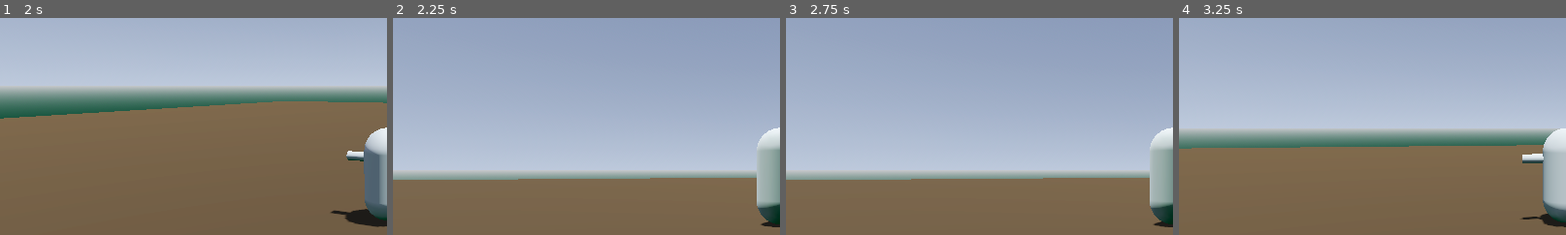
Above: before the commit, frames 1-4 (left to right).
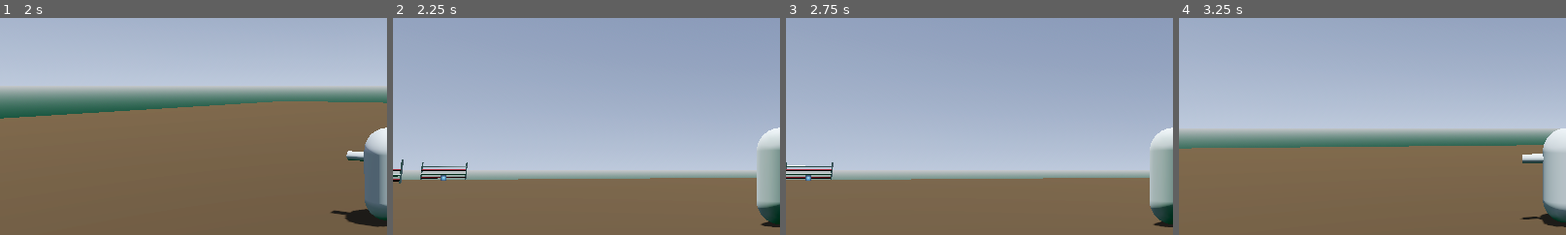
Above: after the commit, the same moments.

Repository: annasohva/PonyJump
Game: Godot game, scene res://game/main.tscn
Same seed, same stepped clock (60 frames per second), same inputs: the game is played once before the commit and once after it. The engine's default icon, where the game draws it, is replaced by a stand-in: a white triangle on a blue panel in a dark square.
Inputs (mouse positions are % of the whole screen's width and height, from its top left):
- Up to frame 1 (2 s): tap Enter at 0.5 s; move the mouse to (49, 52) at 0.52 s; hold W (forward) from 0.53 s (still down); tap Space (jump) at 0.6, 0.77, 1.07, 1.35, 1.52, 1.82 s; move the mouse to (57, 51) at 1.27 s
- Up to frame 2 (2.25 s): keep holding W (forward); move the mouse to (42, 49) at 2.02 s; tap Space (jump) at 2.1 s
- Up to frame 3 (2.75 s): keep holding W (forward)
- Up to frame 4 (3.25 s): move the mouse to (51, 50) at 2.77 s; release W (forward) at 2.78 s; hold A (left) from 2.78 s (still down); tap Space (jump) at 2.85, 3.02 s
The pictures show only the part of the screen within x 0-50%, y 25-75%; the shares and areas given below are measured in that part.

Frame 1 is identical in both runs. In frame 2, 0.5% of the frame differs, in the area x 0-20%, y 65-77%; in frame 3, 0.5%; in frame 4, nothing differs.

Commit message:
Using event system to send obstacle and landing position
- Added ray which checks if horse can see the obstacle in order to jump

Diff:
--- a/actors/horse/horse.gd
+++ b/actors/horse/horse.gd
@@ -3,6 +3,11 @@
 
 @onready var spring_arm: SpringArm3D = $Pivot/SpringArm3D
 @onready var pivot: Node3D = $Pivot
+@onready var obstacle_vision_ray: RayCast3D = $ObstacleVisionRay
+
+var is_jumping: bool:
+	get:
+		return jump_curve.point_count != 0
 
 var gait_speed: int = 0
 var speed: float = 0
@@ -10,6 +15,7 @@
 
 var current_gait: Gaits = Gaits.Stop
 var jump_curve: Curve3D = Curve3D.new()
+var obstacle_height: float = 0
 
 var timer: float = 0
 
@@ -33,6 +39,16 @@
 
 func _ready() -> void:
 	Input.mouse_mode = Input.MOUSE_MODE_CAPTURED
+
+
+func _enter_tree() -> void:
+	EventSystem.OBS_jumping_area_entered.connect(on_jumping_area_entered)
+	EventSystem.OBS_jumping_area_exited.connect(on_jumping_area_exited)
+
+
+func _exit_tree() -> void:
+	EventSystem.OBS_jumping_area_entered.connect(on_jumping_area_entered)
+	EventSystem.OBS_jumping_area_exited.connect(on_jumping_area_exited)
 
 
 func _input(event: InputEvent) -> void:
@@ -68,6 +84,16 @@
 			gait_speed = 20
 
 
+func on_jumping_area_entered(obstacle: Obstacle, landing_pos: Vector3):
+	obstacle_height = obstacle.get_obstacle_height()
+	jump_landing_pos = landing_pos
+
+
+func on_jumping_area_exited():
+	obstacle_height = 0
+	jump_landing_pos = Vector3.ZERO
+
+
 func calculate_jump_curve():
 	jump_curve.clear_points()
 
@@ -75,36 +101,40 @@
 
 	#var target_pos = jump_landing_pos if jump_landing_pos != Vector3.ZERO else global_position + -transform.basis.z.normalized() * 3
 	var jump_height_pos = global_position.lerp(jump_landing_pos, 0.5)
-	jump_height_pos.y += 2.5
+	jump_height_pos.y += obstacle_height + .4
 
 	jump_curve.add_point(global_position)
 	jump_curve.add_point(jump_height_pos, transform.basis.z.normalized(), -transform.basis.z.normalized())
 	jump_curve.add_point(jump_landing_pos)
 
 
+func can_jump() -> bool:
+	return is_on_floor() and current_gait > Gaits.Walk and obstacle_vision_ray.is_colliding()
+
+
 func _physics_process(delta: float) -> void:
 	# Handle jump.
-	if Input.is_action_just_pressed("jump") and is_on_floor() && current_gait > Gaits.Walk:
+	if Input.is_action_just_pressed("jump") and can_jump():
 		calculate_jump_curve()
 
-	if (jump_curve.point_count != 0):
+	if (is_jumping): # Update horse position while jumping
 		timer += delta * 2
 		global_position = jump_curve.sample_baked(timer * jump_curve.get_baked_length())
 
 		if (global_position - jump_curve.get_point_position(jump_curve.point_count-1)).length() < 0.1:
 			timer = 0
 			jump_curve.clear_points()
+	else: # If not jumping, handle movement
+		# Add the gravity.
+		if not is_on_floor():
+			velocity += get_gravity() * delta
 
-	# Add the gravity.
-	if not is_on_floor() && jump_curve.point_count == 0:
-		velocity += get_gravity() * delta
-
-	#Handle movement
-	if jump_curve.point_count == 0:
+		# Handle turning
 		var turn_dir := Input.get_axis("left", "right")
 		if turn_dir:
 			rotate_y(-deg_to_rad(turn_dir * TURNING_SPEED))
 
+		# Calculate speed and velocity
 		speed = move_toward(speed, gait_speed, acceleration)
 
 		var direction := -transform.basis.z.normalized() * speed
@@ -119,4 +149,3 @@
 	pivot.rotation_degrees.y = camera_rotation.y * CAMERA_SPEED
 	pivot.global_position.x = global_position.x
 	pivot.global_position.z = global_position.z
-	if is_on_floor(): pivot.global_position.y = global_position.y + 2
--- a/actors/horse/horse.tscn
+++ b/actors/horse/horse.tscn
@@ -36,3 +36,11 @@
 [node name="MeshInstance3D2" type="MeshInstance3D" parent="."]
 transform = Transform3D(0.999889, -0.0148872, 6.50736e-10, 3.82137e-15, 4.37114e-08, 1, -0.0148872, -0.999889, 4.37066e-08, -0.0143884, 1.34727, -0.670355)
 mesh = SubResource("CylinderMesh_4tgt8")
+
+[node name="ObstacleVisionRay" type="RayCast3D" parent="."]
+transform = Transform3D(1, 0, 0, 0, 1, 0, 0, 0, 1, 0, 1, 0)
+target_position = Vector3(0, 0, -5)
+collision_mask = 2
+hit_back_faces = false
+collide_with_areas = true
+collide_with_bodies = false
--- a/actors/obstacle/obstacle.gd
+++ b/actors/obstacle/obstacle.gd
@@ -1,5 +1,5 @@
 @tool
-extends Node3D
+class_name Obstacle extends Node3D
 
 
 @export_category("Obstacle settings")
@@ -54,26 +54,28 @@
 func get_indicator_position() -> IndicatorPosition:
 	if indicator.position.y < poles[0].position.y + .001:
 		return IndicatorPosition.Default
-	elif indicator.position.y < poles[height-1].position.y + INDICATOR_OFFSET:
+	elif indicator.position.y < get_obstacle_height() + INDICATOR_OFFSET:
 		return IndicatorPosition.Fail
-	elif indicator.position.y < poles[height-1].position.y + PERFECT_RANGE + INDICATOR_OFFSET:
+	elif indicator.position.y < get_obstacle_height() + PERFECT_RANGE + INDICATOR_OFFSET:
 		return IndicatorPosition.Perfect
 	else:
 		return IndicatorPosition.TooHigh
 
 
+func get_obstacle_height() -> float:
+	return poles[height-1].position.y
+
+
 func _on_jumping_area_1_body_entered(body: Node3D) -> void:
 	if body is Horse:
-		# Checking that horse is facing the obstacle
-		body.jump_landing_pos = landing_pos1.global_position
+		EventSystem.OBS_jumping_area_entered.emit(self, landing_pos1.global_position)
 
 
 func _on_jumping_area_2_body_entered(body: Node3D) -> void:
 	if body is Horse:
-		# Checking that horse is facing the obstacle
-		body.jump_landing_pos = landing_pos2.global_position
+		EventSystem.OBS_jumping_area_entered.emit(self, landing_pos2.global_position)
 
 
 func _on_jumping_area_body_exited(body: Node3D) -> void:
 	if body is Horse:
-		body.jump_landing_pos = Vector3.ZERO
+		EventSystem.OBS_jumping_area_exited.emit()
--- a/actors/obstacle/obstacle.tscn
+++ b/actors/obstacle/obstacle.tscn
@@ -35,6 +35,9 @@
 
 [sub_resource type="BoxShape3D" id="BoxShape3D_io0e8"]
 size = Vector3(4, 1, 2.5)
+
+[sub_resource type="BoxShape3D" id="BoxShape3D_drcfa"]
+size = Vector3(4, 2, 0.1)
 
 [node name="Obstacle" type="Node3D" node_paths=PackedStringArray("indicator", "poles", "landing_pos1", "landing_pos2")]
 script = ExtResource("1_mgvnl")
@@ -146,6 +149,7 @@
 
 [node name="JumpingArea1" type="Area3D" parent="."]
 transform = Transform3D(1, 0, 0, 0, 1, 0, 0, 0, 1, 0, 0, -1.75)
+input_ray_pickable = false
 monitorable = false
 
 [node name="CollisionShape3D" type="CollisionShape3D" parent="JumpingArea1"]
@@ -153,11 +157,20 @@
 
 [node name="JumpingArea2" type="Area3D" parent="."]
 transform = Transform3D(1, 0, 0, 0, 1, 0, 0, 0, 1, 0, 0, 1.75)
+input_ray_pickable = false
 monitorable = false
 
 [node name="CollisionShape3D" type="CollisionShape3D" parent="JumpingArea2"]
 shape = SubResource("BoxShape3D_io0e8")
 
+[node name="ObstacleArea" type="Area3D" parent="."]
+collision_layer = 2
+collision_mask = 0
+
+[node name="CollisionShape3D" type="CollisionShape3D" parent="ObstacleArea"]
+transform = Transform3D(1, 0, 0, 0, 1, 0, 0, 0, 1, 0, 1, 0)
+shape = SubResource("BoxShape3D_drcfa")
+
 [connection signal="body_entered" from="JumpingArea1" to="." method="_on_jumping_area_1_body_entered"]
 [connection signal="body_exited" from="JumpingArea1" to="." method="_on_jumping_area_body_exited"]
 [connection signal="body_entered" from="JumpingArea2" to="." method="_on_jumping_area_2_body_entered"]
--- a/game/event_system.gd
+++ b/game/event_system.gd
@@ -2,3 +2,6 @@
 
 
 signal LEV_change_level
+
+signal OBS_jumping_area_entered
+signal OBS_jumping_area_exited
--- a/levels/jumping_arena_1/jumping_arena_1.tscn
+++ b/levels/jumping_arena_1/jumping_arena_1.tscn
@@ -61,3 +61,19 @@
 
 [node name="Obstacle" parent="." instance=ExtResource("2_eg61u")]
 transform = Transform3D(1, 0, 0, 0, 1, 0, 0, 0, 1, -1.11405, -4.76837e-07, 0.822827)
+
+[node name="Obstacle2" parent="." instance=ExtResource("2_eg61u")]
+transform = Transform3D(-4.37114e-08, 0, -1, 0, 1, 0, 1, 0, -4.37114e-08, -13.3098, -4.76837e-07, 12.7077)
+height = 1
+
+[node name="Obstacle3" parent="." instance=ExtResource("2_eg61u")]
+transform = Transform3D(-4.37114e-08, 0, -1, 0, 1, 0, 1, 0, -4.37114e-08, -24.0182, -4.76837e-07, 12.7077)
+height = 2
+
+[node name="Obstacle4" parent="." instance=ExtResource("2_eg61u")]
+transform = Transform3D(-4.37114e-08, 0, -1, 0, 1, 0, 1, 0, -4.37114e-08, -35.5897, -4.76837e-07, 12.7077)
+height = 3
+
+[node name="Obstacle5" parent="." instance=ExtResource("2_eg61u")]
+transform = Transform3D(-4.37114e-08, 0, -1, 0, 1, 0, 1, 0, -4.37114e-08, -48.6802, -4.76837e-07, 12.7077)
+height = 4
--- a/project.godot
+++ b/project.godot
@@ -55,6 +55,12 @@
 ]
 }
 
+[layer_names]
+
+3d_physics/layer_1="Horse"
+3d_physics/layer_2="Obstacle"
+3d_physics/layer_3="Camera"
+
 [rendering]
 
 renderer/rendering_method="gl_compatibility"
Not shown: 1 places in actors/obstacle/obstacle.tscn that only renumber resources
